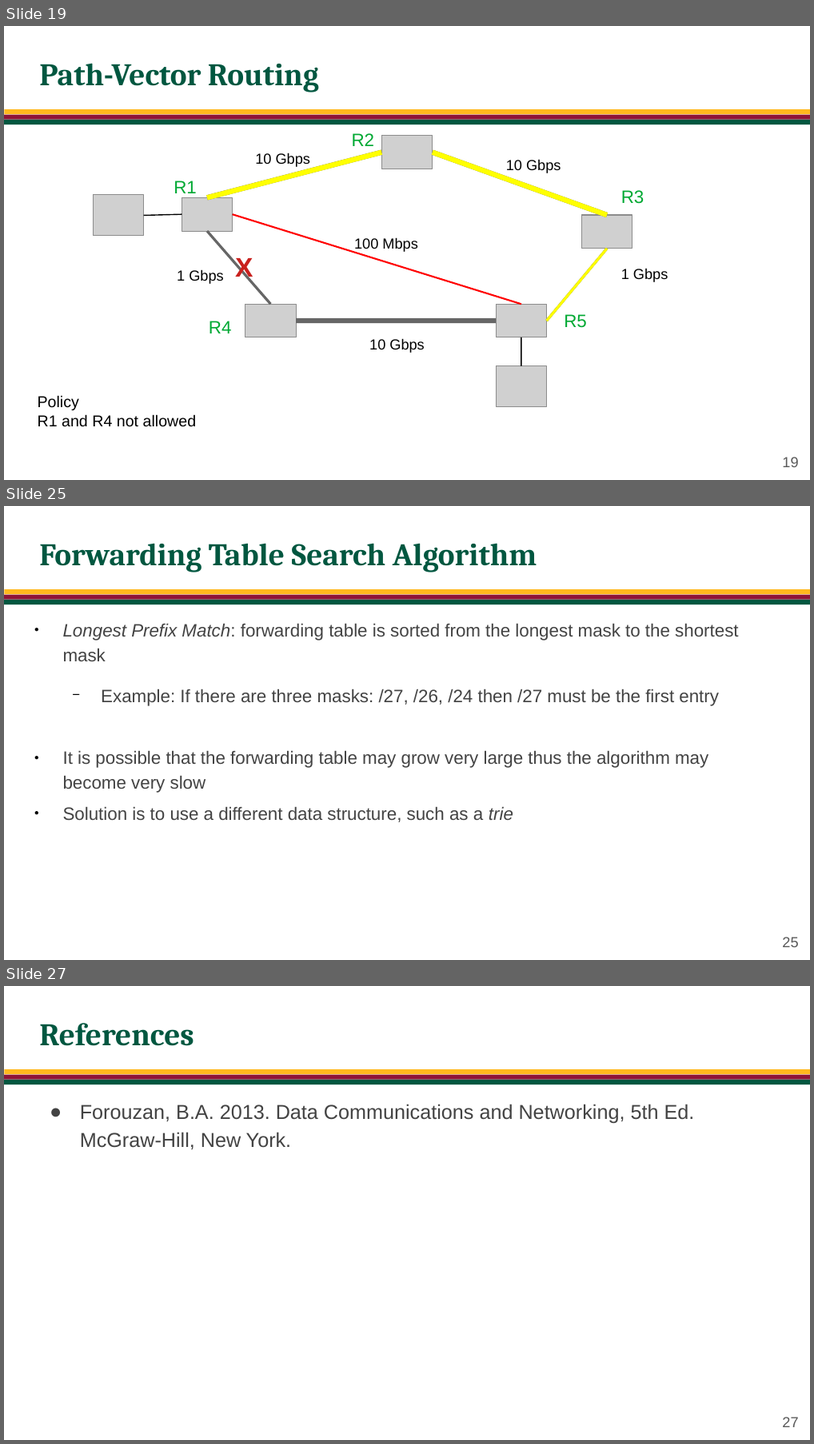
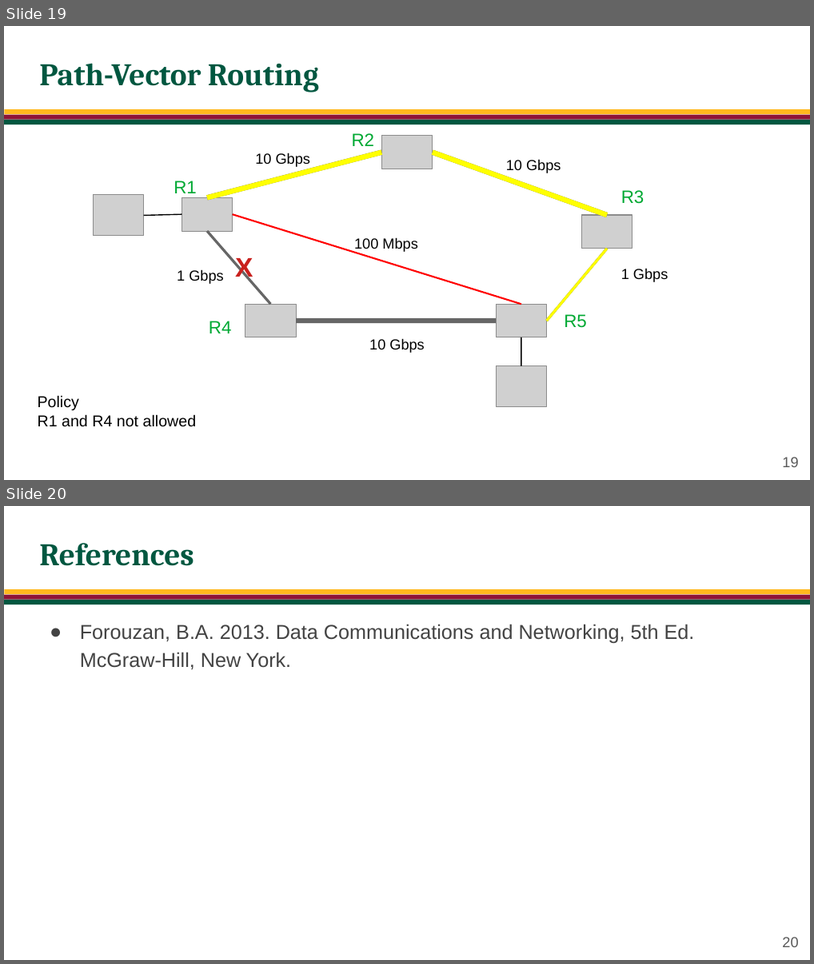
Before and after one commit to jachermocilla/extra-course-materials, a slide deck: cmsc137/slides-rsm/CMSC 137 - 21 - Routing.odp. Shown one above the other, each under a label of ours: slides 19, 25 and 27 before the commit, slides 19 and 20 after it; the slides between them are not shown. The pictures are 814x1444 and 814x964 pixels, drawn with LibreOffice and Linux fonts; fonts in the diff are those of the drawing; grey boxes stand for pictures; background and template pictures are left out. Boxes give left, top, right and bottom in pixels: in the first picture for what was removed or moved away, otherwise in the second. Text is boxed around its words. In the diff, an @@ line names an element or a change of style, - is before the commit and + after.

```diff
--- a/cmsc137/slides-rsm/CMSC 137 - 21 - Routing.odp
+++ b/cmsc137/slides-rsm/CMSC 137 - 21 - Routing.odp
@@ slide 25 removed at [4, 506, 810, 960], background #FFFFFF; not listed: 3 template elements that a slide beside it also shows @@
@@ title removed at [39, 543, 537, 572] @@
-Forwarding Table Search Algorithm
@@ text removed at [63, 623, 738, 822] @@
-● Longest Prefix Match: forwarding table is sorted from the longest mask to the shortest mask
-  − Example: If there are three masks: /27, /26, /24 then /27 must be the first entry
-● It is possible that the forwarding table may grow very large thus the algorithm may become very slow
-● Solution is to use a different data structure, such as a trie
@@ page number removed at [782, 936, 798, 947] @@
-25
@@ what was slide 27 is now slide 20 @@
@@ page number at [782, 936, 798, 947]: text changed @@
-27
+20
```
Also in this commit, not shown: 1 slide changed, 6 other slides removed, 38 other files.
